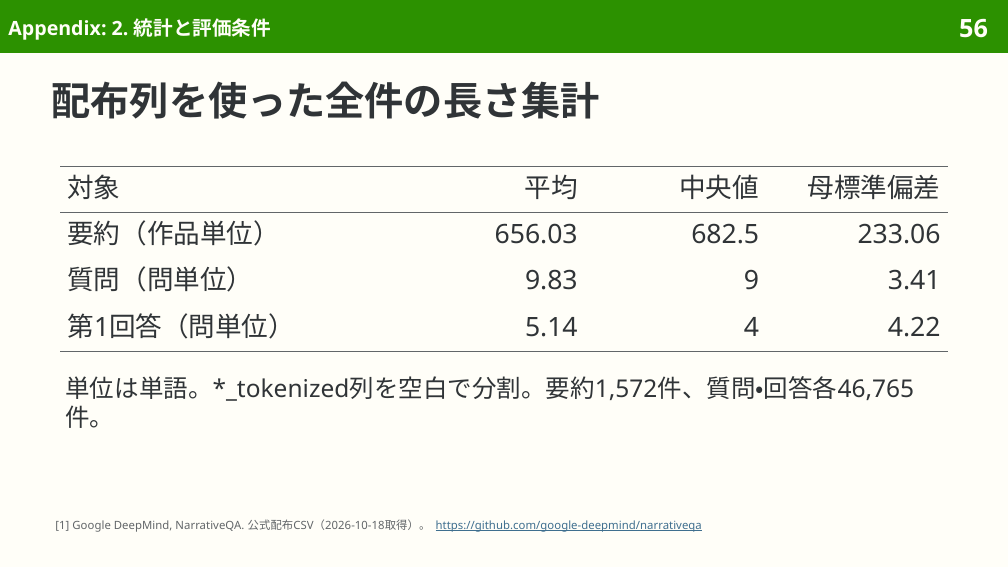
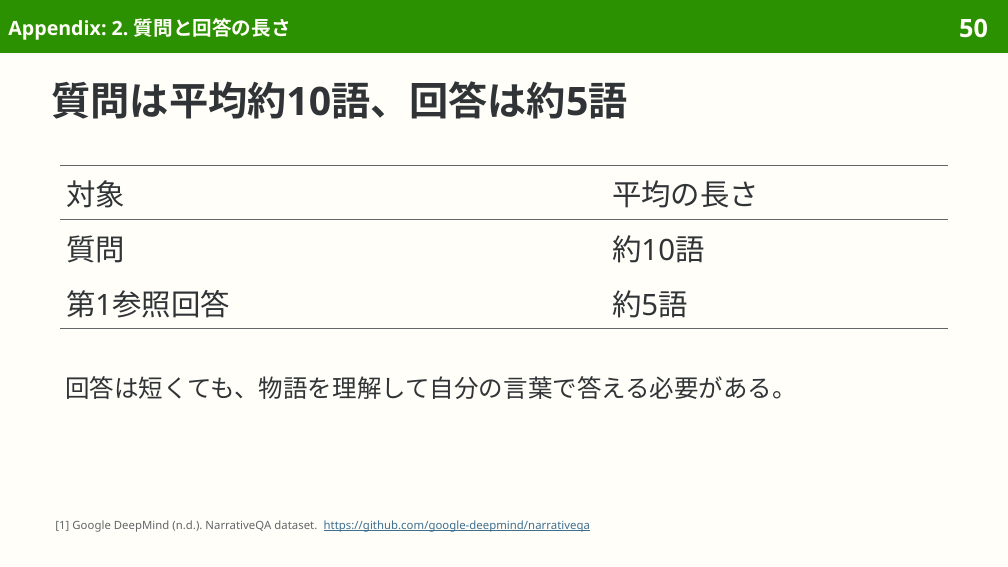
Before and after one commit to sasakiy84/datasets-in-10-minutes, a slide deck: slide 50 of slides/datasets-in-10-minutes-narrativeqa.pptx (slide 56 before the commit). Drawn at 1008x567 pixels with LibreOffice and Linux fonts; fonts in the diff are those of the drawing. Boxes give left, top, right and bottom in pixels: in the first picture for what was removed or moved away, otherwise in the second. Text is boxed around its words. In the diff, an @@ line names an element or a change of style, - is before the commit and + after.

Commit message:
Center NarrativeQA on narrative comprehension and full reference answers

```diff
--- a/slides/datasets-in-10-minutes-narrativeqa.pptx
+++ b/slides/datasets-in-10-minutes-narrativeqa.pptx
@@ title at [8,18,291,40]: text changed @@
-Appendix: 2. 統計と評価条件
+Appendix: 2. 質問と回答の長さ
@@ page number at [959,18,988,38]: text changed @@
-56
+50
@@ title at [52,81,628,119]: text changed @@
-配布列を使った全件の長さ集計
+質問は平均約10語、回答は約5語
@@ table at [60,166,948,330] @@
-対象 | 平均 | 中央値 | 母標準偏差
-要約（作品単位） | 656.03 | 682.5 | 233.06
-質問（問単位） | 9.83 | 9 | 3.41
-第1回答（問単位） | 5.14 | 4 | 4.22
+対象 | 平均の長さ
+質問 | 約10語
+第1参照回答 | 約5語
@@ line added from (60, 220) to (948, 220), #626669 0.7 pt @@
@@ line added from (60, 329) to (948, 329), #626669 0.7 pt @@
@@ text at [65,376,796,399]: text changed @@
-単位は単語。*_tokenized列を空白で分割。要約1,572件、質問・回答各46,765件。
+回答は短くても、物語を理解して自分の言葉で答える必要がある。
@@ text at [55,520,590,532]: text changed; text colour #626669 to #3F6F8F @@
-[1] Google DeepMind, NarrativeQA. 公式配布CSV（2026-10-18取得）。 https://github.com/google-deepmind/narrativeqa
+[1] Google DeepMind (n.d.). NarrativeQA dataset. https://github.com/google-deepmind/narrativeqa
```
Also in this commit, not shown: 47 other slides changed, 1 slide added, 9 slides removed, 41 other files.
